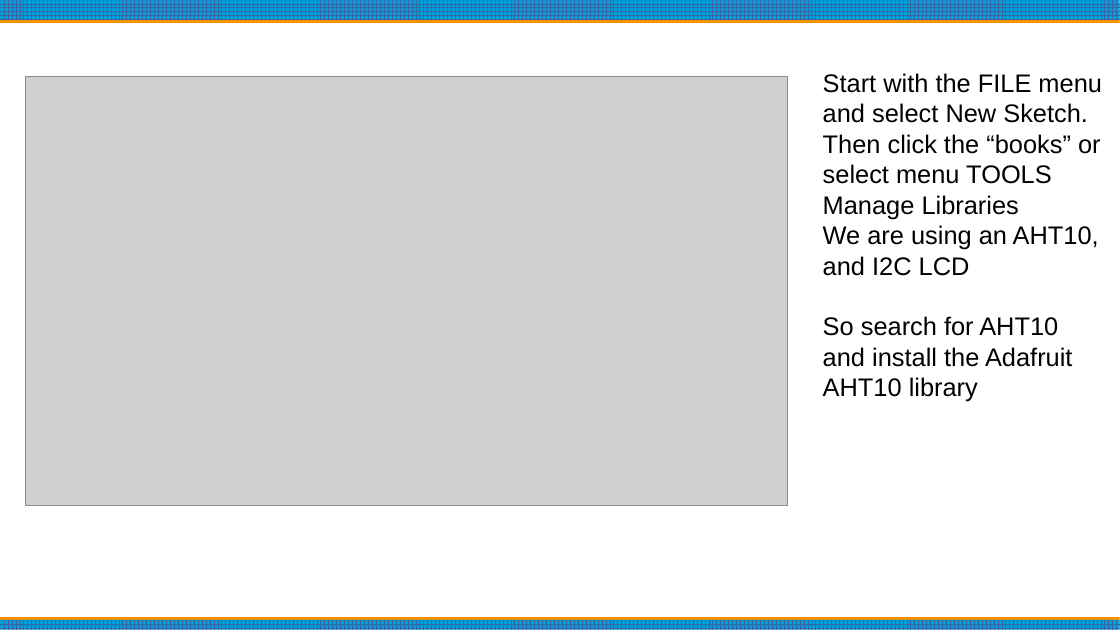
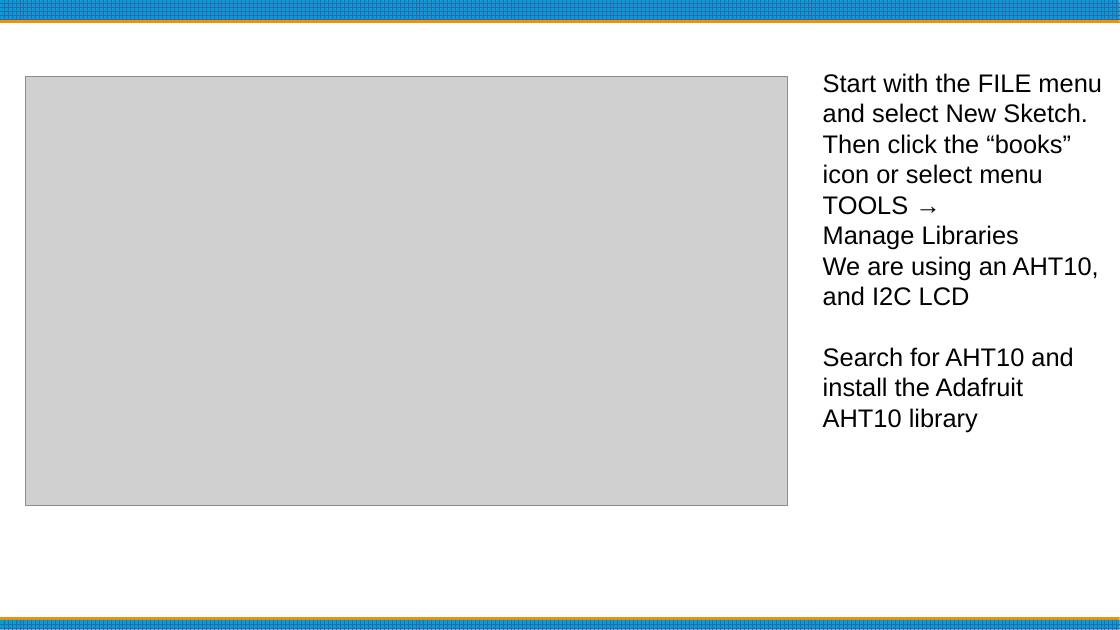
Before and after one commit to bpguy/gps_grid_sq_lcd, a slide deck: slide 8 of Arduino Basics.pptx. Drawn at 1120x630 pixels with LibreOffice and Linux fonts; fonts in the diff are those of the drawing; grey boxes stand for pictures. Boxes give left, top, right and bottom in pixels: in the first picture for what was removed or moved away, otherwise in the second. Text is boxed around its words. In the diff, an @@ line names an element or a change of style, - is before the commit and + after.

Commit message:
Update Arduino Basics.pptx
fixed typos

```diff
--- a/Arduino Basics.pptx
+++ b/Arduino Basics.pptx
@@ text at [823,134,1071,250]: text changed @@
-Then click the “books” or select menu TOOLS Manage Libraries
+Then click the “books” icon or select menu TOOLS →
+Manage Libraries
@@ text at [823,347,1073,432]: text changed @@
-So search for AHT10 and install the Adafruit AHT10 library
+Search for AHT10 and install the Adafruit AHT10 library
```
Also in this commit, not shown: 12 other slides changed, 5 slides added, 1 slide removed.
